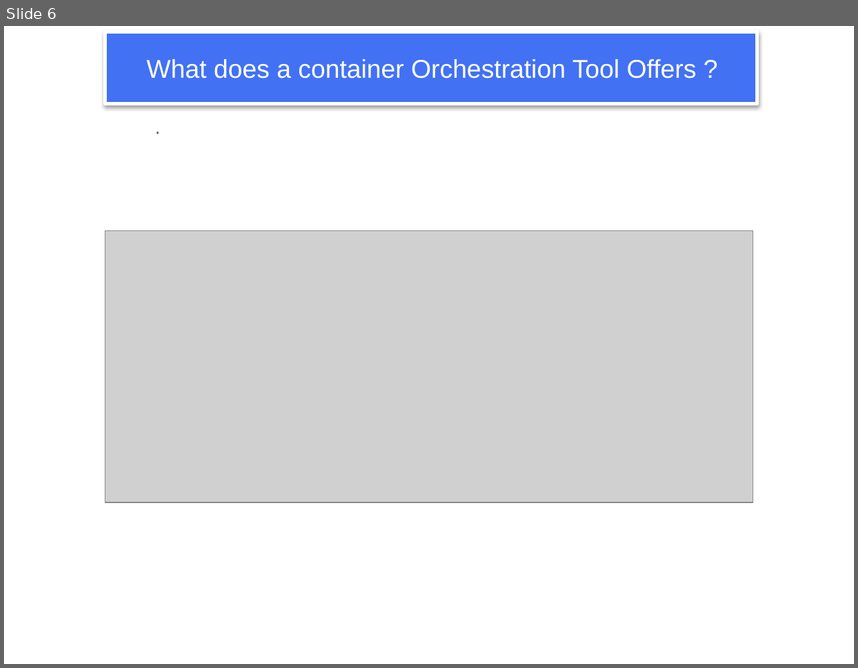
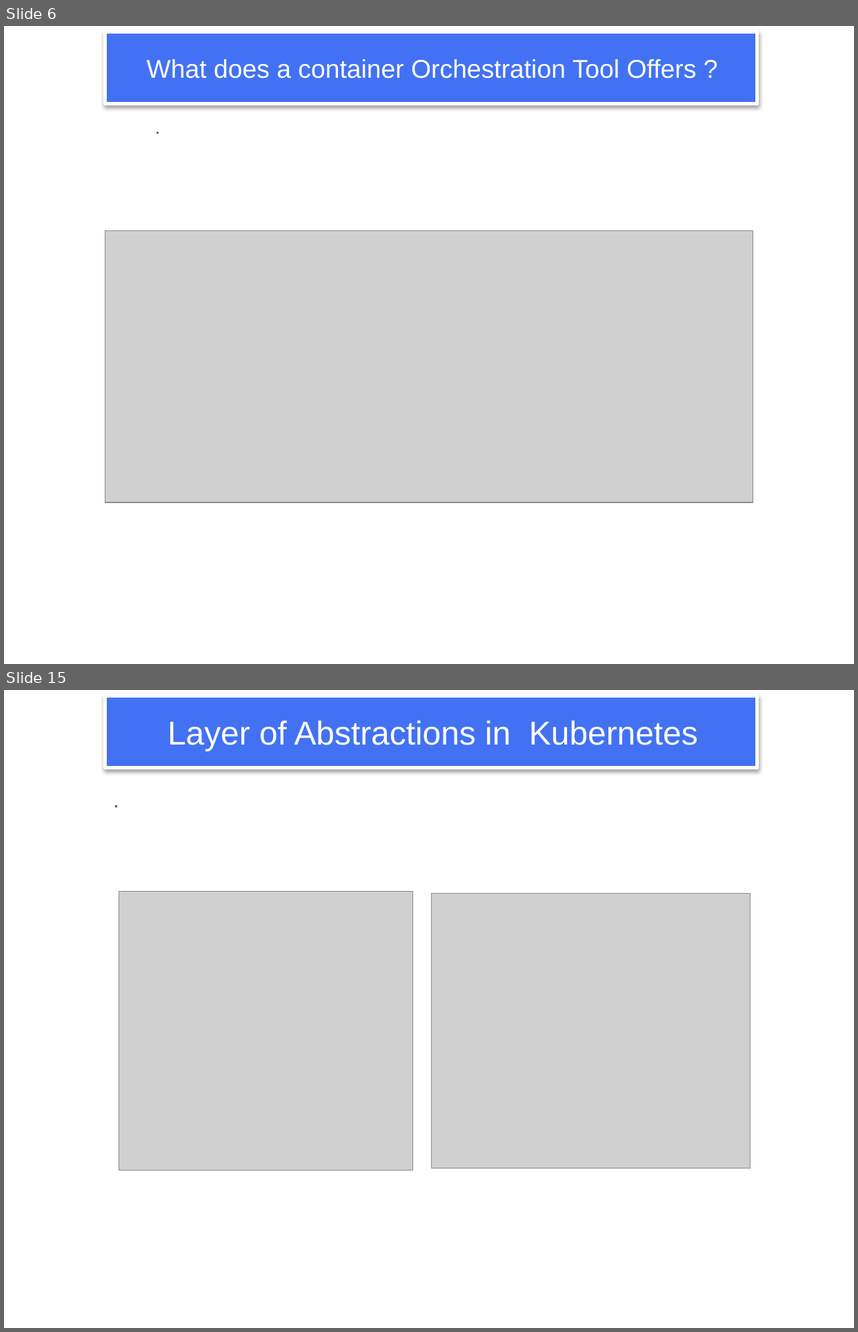
Before and after one commit to NubeEra-Abad/EmpDailyActivities, a slide deck: Module 12_Kubernetes Overview_Container Orchestration/06_Introduction to Kubernetes.pptx. Shown one above the other, each under a label of ours: slide 6 before the commit, slides 6 and 15 after it; the slides between them are not shown. The pictures are 858x668 and 858x1332 pixels, drawn with LibreOffice and Linux fonts; fonts in the diff are those of the drawing; grey boxes stand for pictures; background and template pictures are left out. Boxes give left, top, right and bottom in pixels: in the first picture for what was removed or moved away, otherwise in the second. Text is boxed around its words. In the diff, an @@ line names an element or a change of style, - is before the commit and + after.

```diff
--- a/Module 12_Kubernetes Overview_Container Orchestration/06_Introduction to Kubernetes.pptx
+++ b/Module 12_Kubernetes Overview_Container Orchestration/06_Introduction to Kubernetes.pptx
@@ slide 15 added at [4, 690, 854, 1328], background #FFFFFF; not listed: 1 template element that a slide beside it also shows @@
@@ title added at [168, 720, 698, 751], 28 pt, text #FFFFFF @@
+Layer of Abstractions in Kubernetes
@@ text added at [105, 774, 757, 1287], 18 pt, text #595959 @@
+.
@@ picture added at [119, 891, 412, 1170] @@
@@ picture added at [432, 893, 751, 1167] @@
```
Also in this commit, not shown: 1 slide changed, 10 other slides added, 6 slides removed, 3 other files.
